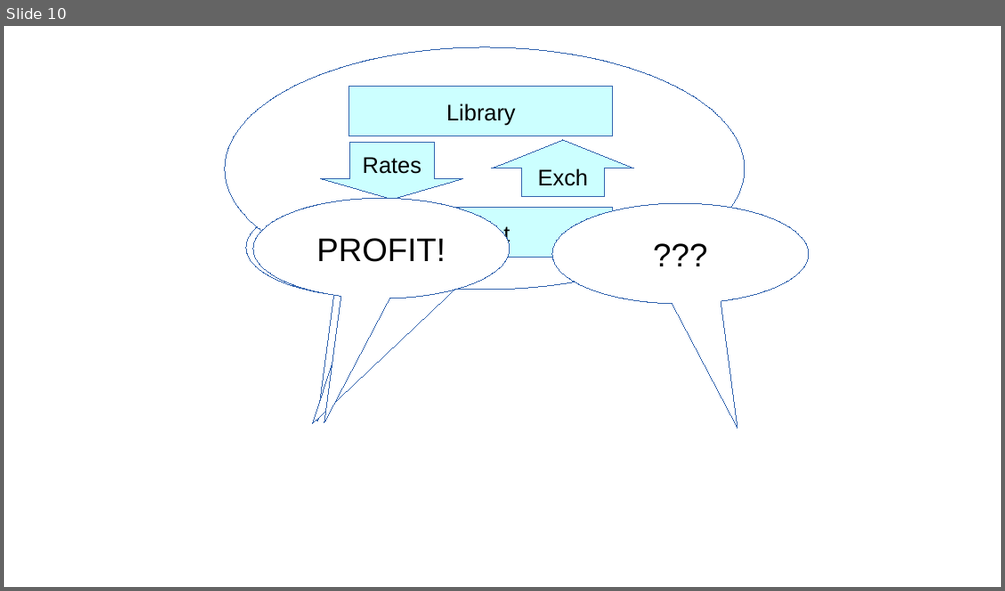
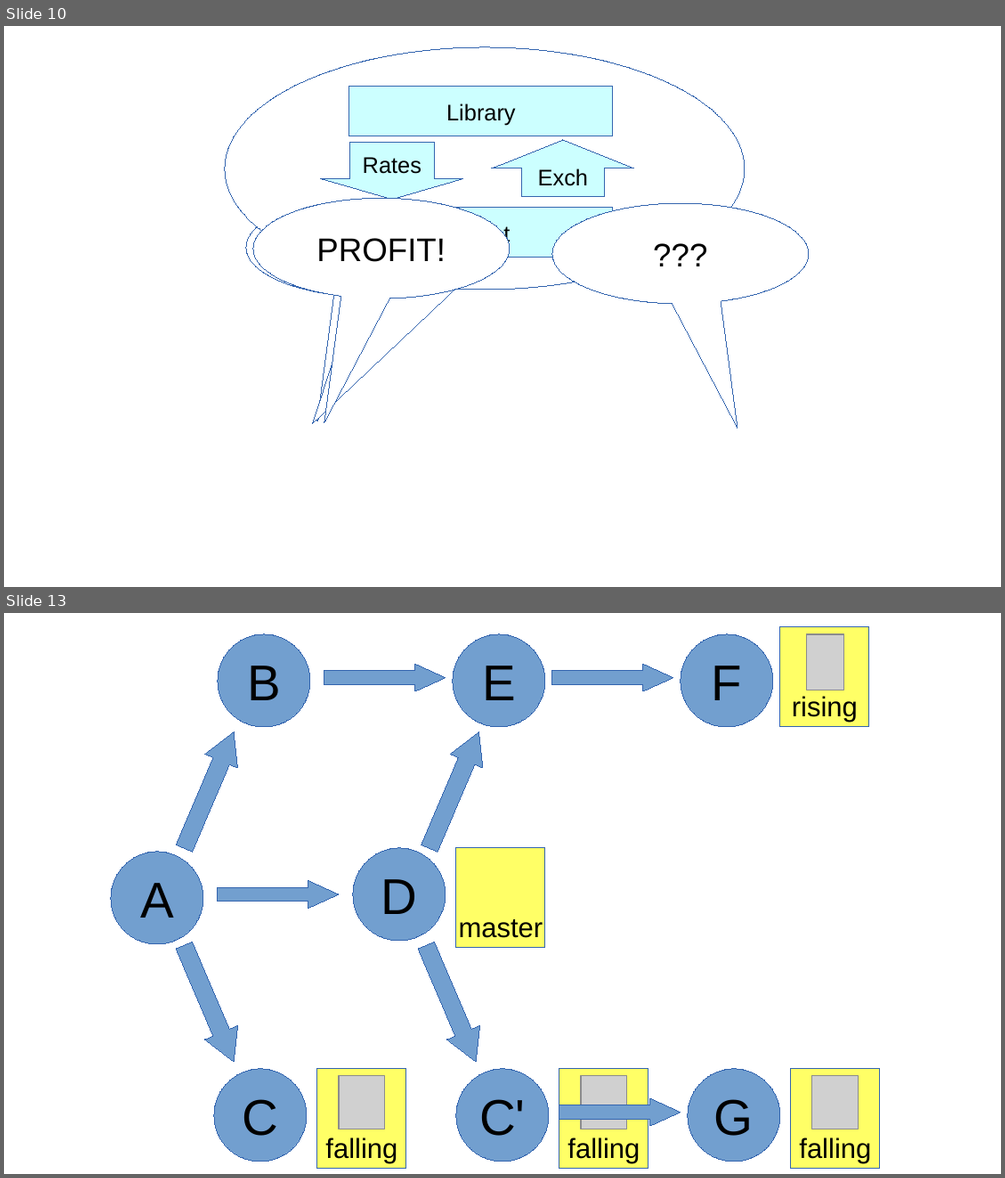
Before and after one commit to air-labs/VideoLectures, a slide deck: IntroductionToIndustialProgramming/git.odp. Shown one above the other, each under a label of ours: slide 10 before the commit, slides 10 and 13 after it; the slides between them are not shown. The pictures are 1005x591 and 1005x1178 pixels, drawn with LibreOffice and Linux fonts; fonts in the diff are those of the drawing; grey boxes stand for pictures; background and template pictures are left out. Boxes give left, top, right and bottom in pixels: in the first picture for what was removed or moved away, otherwise in the second. Text is boxed around its words. In the diff, an @@ line names an element or a change of style, - is before the commit and + after.

```diff
--- a/IntroductionToIndustialProgramming/git.odp
+++ b/IntroductionToIndustialProgramming/git.odp
@@ slide 13 added at (4, 613, 1001, 1174), background picture (left out) @@
@@ ellipse added at (218, 634, 310, 727), fill #729FCF, outline #3465AF 0 pt, 40 pt, text #000000 @@
+B
@@ ellipse added at (453, 634, 545, 727), fill #729FCF, outline #3465AF 0 pt, 40 pt, text #000000 @@
+E
@@ ellipse added at (680, 634, 773, 727), fill #729FCF, outline #3465AF 0 pt, 40 pt, text #000000 @@
+F
@@ rectangle added at (780, 627, 869, 727), fill #FFFF66, outline #3465AF 0 pt, 22 pt, text #000000 @@
+rising
@@ picture added at (806, 634, 844, 690) @@
@@ right arrow added at (324, 664, 445, 690), fill #729FCF, outline #3465AF 0 pt @@
@@ right arrow added at (552, 664, 673, 690), fill #729FCF, outline #3465AF 0 pt @@
@@ right arrow added at (169, 724, 251, 855), fill #729FCF, outline #3465AF 0 pt @@
@@ right arrow added at (413, 724, 495, 855), fill #729FCF, outline #3465AF 0 pt @@
@@ ellipse added at (111, 852, 203, 944), fill #729FCF, outline #3465AF 0 pt, 40 pt, text #000000 @@
+A
@@ ellipse added at (353, 848, 445, 941), fill #729FCF, outline #3465AF 0 pt, 40 pt, text #000000 @@
+D
@@ rectangle added at (456, 848, 545, 948), fill #FFFF66, outline #3465AF 0 pt, 22 pt, text #000000 @@
+master
@@ right arrow added at (218, 881, 339, 908), fill #729FCF, outline #3465AF 0 pt @@
@@ right arrow added at (169, 938, 251, 1069), fill #729FCF, outline #3465AF 0 pt @@
@@ right arrow added at (410, 938, 492, 1069), fill #729FCF, outline #3465AF 0 pt @@
@@ ellipse added at (214, 1069, 306, 1161), fill #729FCF, outline #3465AF 0 pt, 40 pt, text #000000 @@
+C
@@ rectangle added at (317, 1069, 405, 1168), fill #FFFF66, outline #3465AF 0 pt, 22 pt, text #000000 @@
+falling
@@ picture added at (339, 1076, 385, 1129) @@
@@ ellipse added at (456, 1069, 549, 1161), fill #729FCF, outline #3465AF 0 pt, 40 pt, text #000000 @@
+C'
@@ rectangle added at (559, 1069, 648, 1168), fill #FFFF66, outline #3465AF 0 pt, 22 pt, text #000000 @@
+falling
@@ picture added at (581, 1076, 627, 1129) @@
@@ ellipse added at (688, 1069, 780, 1161), fill #729FCF, outline #3465AF 0 pt, 40 pt, text #000000 @@
+G
@@ rectangle added at (791, 1069, 880, 1168), fill #FFFF66, outline #3465AF 0 pt, 22 pt, text #000000 @@
+falling
@@ picture added at (813, 1076, 858, 1129) @@
@@ right arrow added at (559, 1099, 680, 1126), fill #729FCF, outline #3465AF 0 pt @@
```
Also in this commit, not shown: 2 slides changed, 1 slide removed.
